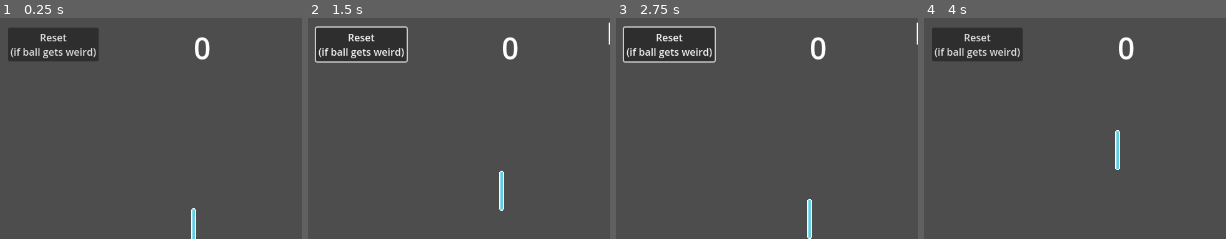
Above: before the commit, frames 1-4 (left to right).
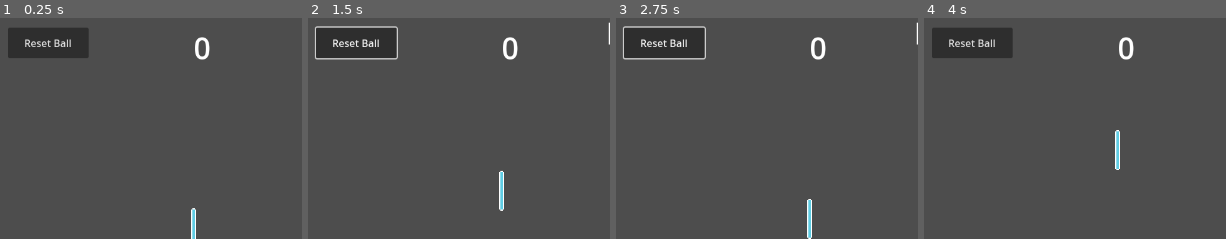
Above: after the commit, the same moments.

Repository: jordonbigelow/Pixel-Art-Pong
Game: Godot game, scene res://scenes/game_scene.tscn
Same seed, same stepped clock (60 frames per second), same inputs: the game is played once before the commit and once after it.
Inputs (mouse positions are % of the whole screen's width and height, from its top left):
- Up to frame 1 (0.25 s): no input
- Up to frame 2 (1.5 s): click "Reset (if ball gets weird)" (after the commit: "Reset Ball") at 0.5 s; move the mouse to (94, 45) at 1.27 s; hold W (p1_move_up) from 1.28 s (still down); tap K (p2_move_down) at 1.35 s; click (94, 45) at 1.42 s
- Up to frame 3 (2.75 s): move the mouse to (39, 56) at 2.02 s; release W (p1_move_up) at 2.03 s; hold S (p1_move_down) from 2.03 s (still down); tap I (p2_move_up) at 2.1 s
- Up to frame 4 (4 s): move the mouse to (78, 28) at 2.77 s; release S (p1_move_down) at 2.78 s; hold W (p1_move_up) from 2.78 s (still down); tap F at 2.85 s; move the mouse to (58, 71) at 3.52 s; tap K (p2_move_down) at 3.6 s; click (58, 71) at 3.67 s
The pictures show only the part of the screen within x 0-50%, y 1-51%; the shares and areas given below are measured in that part.

The runs differ from the first frame. In frame 1, 1.7% of the frame differs, in the area x 2-33%, y 4-20%; in frame 2, 2.2%, in the area x 2-34%, y 3-21%; in frame 3, 2.2%; in frame 4, 1.7%.

Commit message:
added logic for player to have to win by 2 even if the max score is reached

Diff:
--- a/scenes/game_scene.tscn
+++ b/scenes/game_scene.tscn
@@ -18,6 +18,9 @@
 
 [sub_resource type="RectangleShape2D" id="RectangleShape2D_7sref"]
 size = Vector2(20, 682.5)
+
+[sub_resource type="LabelSettings" id="LabelSettings_7ocg8"]
+font_size = 54
 
 [node name="Game Scene" type="Node"]
 script = ExtResource("1_ys3ak")
@@ -82,8 +85,7 @@
 offset_top = 25.0
 offset_right = 153.0
 offset_bottom = 74.0
-text = "Reset
-(if ball gets weird)"
+text = "Reset Ball"
 
 [node name="ResetTimer" parent="." instance=ExtResource("4_tu33m")]
 
@@ -93,6 +95,21 @@
 [node name="PlayerWon" type="AudioStreamPlayer2D" parent="."]
 stream = ExtResource("6_g41lw")
 
+[node name="PlayerWonLabel" type="Label" parent="."]
+visible = false
+anchors_preset = 8
+anchor_left = 0.5
+anchor_top = 0.5
+anchor_right = 0.5
+anchor_bottom = 0.5
+offset_left = -20.0
+offset_top = -11.5
+offset_right = 20.0
+offset_bottom = 11.5
+grow_horizontal = 2
+grow_vertical = 2
+label_settings = SubResource("LabelSettings_7ocg8")
+
 [connection signal="player_1_won" from="." to="." method="_on_player_1_won"]
 [connection signal="player_2_won" from="." to="." method="_on_player_2_won"]
 [connection signal="body_entered" from="PlayerOneBackWall" to="." method="_on_player_one_back_wall_body_entered"]
--- a/scripts/game_scene.gd
+++ b/scripts/game_scene.gd
@@ -30,7 +30,7 @@
 	body.queue_free()
 
 	if check_if_player_won(Globals.player_1_score, Globals.player_2_score):
-		player_1_won.emit()
+		player_2_won.emit()
 	else:
 		$ResetTimer._reset_timer()
 
@@ -54,9 +54,9 @@
 
 
 func check_if_player_won(p1_score: int, p2_score: int) -> bool:
-	if p1_score >= Globals.MAX_SCORE and p1_score > p2_score + 2:
+	if p1_score >= Globals.MAX_SCORE and p1_score > p2_score + 1:
 		return true
-	if p2_score >= Globals.MAX_SCORE and p2_score > p1_score + 2:
+	if p2_score >= Globals.MAX_SCORE and p2_score > p1_score + 1:
 		return true
 	else:
 		return false
@@ -64,8 +64,12 @@
 
 func _on_player_1_won() -> void:
 	$PlayerWon.play(0.2)
+	$PlayerWonLabel.text = "Player 1 is the Winner!"
+	$PlayerWonLabel.visible = true
 	#get_tree().paused = true
 
 func _on_player_2_won() -> void:
 	$PlayerWon.play(0.2)
+	$PlayerWonLabel.text = "Player 2 is the Winner!"
+	$PlayerWonLabel.visible = true
 	#get_tree().paused = true
Not shown: 1 places in scenes/game_scene.tscn that only renumber resources
Not shown, changed: windows_build/pong.exe
